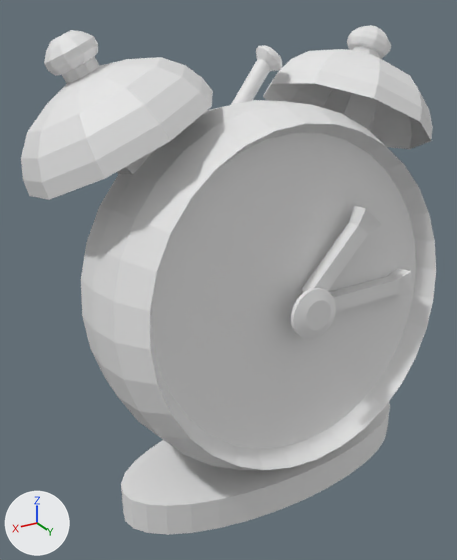
A saved change to the Blender file PSMG_SS_2015_VGHS/Blenderfiles/bedroom/alarm.blend.
Camera for both pictures: a 50 mm camera at (3.01, 4.3, 4.1) aimed at (0.24, -0.32, 1.79). Every picture has the same lights, and +X, +Y and +Z are marked at lower left.

The first picture shows 'arrow-dot', 'arrow1', 'arrow2', 'bell', 'bell2', 'bellstick', 'mainbody', 'stand'.
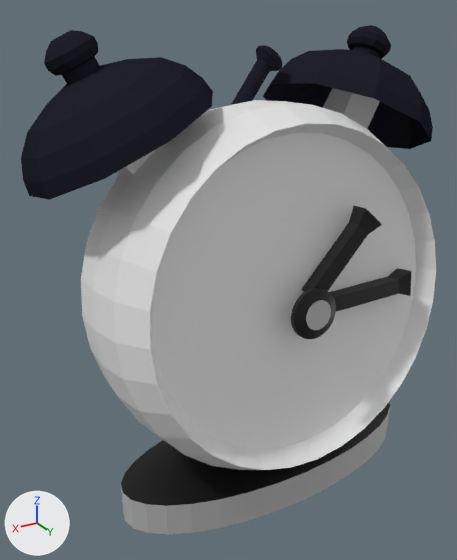
The change, as a list of edits to the scene's bpy script:
```text
Add img_alarm_jpg:
    img_alarm_jpg = load_image('alarm.jpg', 'textures/alarm.jpg', 1024, 1024, 'sRGB')
Add mat_alarm_jpg:
    mat_alarm_jpg = principled_material('alarm.jpg')
    mat_alarm_jpg.texture = img_alarm_jpg
Add mat_edelstahl:
    mat_edelstahl = diffuse_material('Edelstahl')
    mat_edelstahl.base_color = (0.0158, 0.0157, 0.0254)  # black #22222c
Change me_circle:
    where me_circle.from_pydata(...)  # 96 vertices, 65 faces; spans x -1.0..1.0, y -1.01..1.0, z 0.0..0.31
    add me_circle.materials.append(mat_alarm_jpg)  # picture img_alarm_jpg
Change me_cube:
    where me_cube.from_pydata(...)  # 12 vertices, 10 faces; spans x -1.26..0.86, y -1.39..1.39, z -1.83..1.83
    add me_cube.materials.append(mat_alarm_jpg)  # picture img_alarm_jpg
Change me_cylinder_002:
    where me_cylinder_002.from_pydata(...)  # 256 vertices, 226 faces; spans x -2.44..1.86, y -1.86..1.86, z -2.56..1.75
    add me_cylinder_002.materials.append(mat_edelstahl)  # black #22222c
Change me_circle_001:
    where me_circle_001.from_pydata(...)  # 120 vertices, 111 faces; spans x -3.38..-1.87, y -0.89..1.08, z -1.9..-0.25
    add me_circle_001.materials.append(mat_edelstahl)  # black #22222c
Change me_cylinder:
    where me_cylinder.from_pydata(...)  # 64 vertices, 34 faces; spans x -1.0..1.0, y -1.0..1.0, z -1.0..1.0
    used by ob_stand; location = (0.0, 0.04, 0.0); scale = (1.55, 0.614, 0.163)
    me_cylinder part 1: texture (UV) coordinates changed
    add me_cylinder.materials.append(mat_alarm_jpg)  # picture img_alarm_jpg
Change me_circle_002:
    where me_circle_002.from_pydata(...)  # 120 vertices, 111 faces; spans x -0.95..0.95, y -1.0..1.0, z 0.0..1.06
    add me_circle_002.materials.append(mat_edelstahl)  # black #22222c
Change me_cube_001:
    where me_cube_001.from_pydata(...)  # 12 vertices, 10 faces; spans x -1.26..0.32, y -1.39..1.39, z -1.83..1.83
    add me_cube_001.materials.append(mat_alarm_jpg)  # picture img_alarm_jpg
```

Pixel boxes (x1, y1, x2, y2) of what changed, in the pictures (457 x 560 px):
'bell2', recoloured (white to black)
    both: (21, 30, 213, 200)
'stand', recoloured, surface changed
    both: (121, 402, 390, 535)
'bell', recoloured (white to black)
    both: (263, 25, 433, 149)
'arrow2', recoloured (white to black)
    both: (301, 206, 382, 292)
'arrow-dot', recoloured
    both: (291, 288, 336, 339)
'arrow1', recoloured (grey to black)
    both: (330, 268, 412, 312)
'bellstick', recoloured (white to black)
    both: (231, 45, 282, 105)
